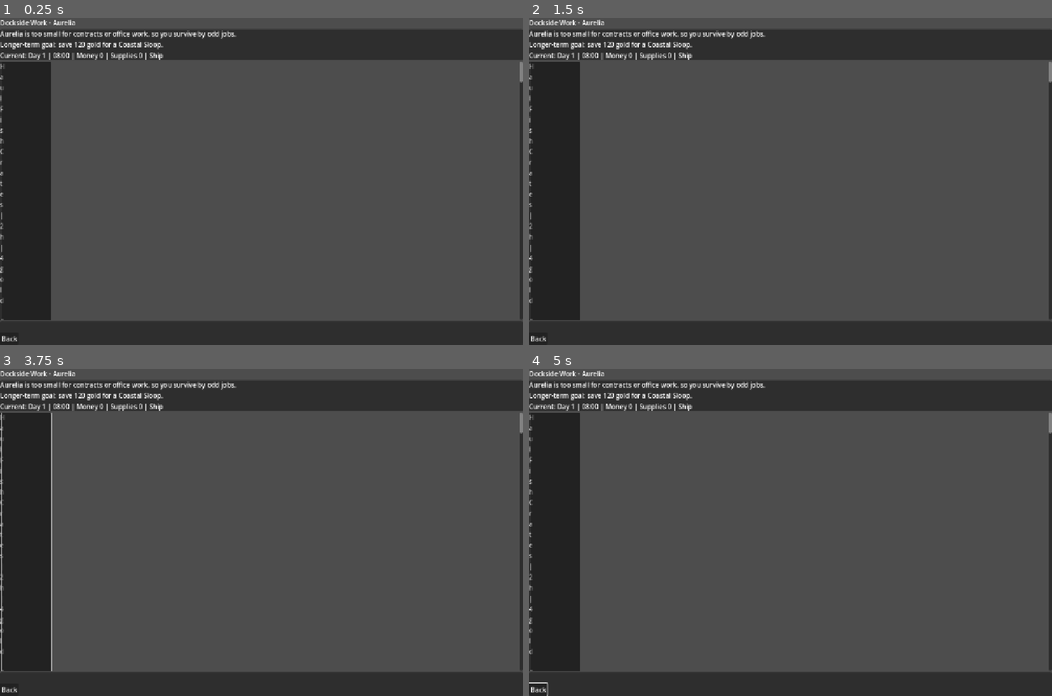
Above: before the commit, frames 1-4 (two rows, left to right).
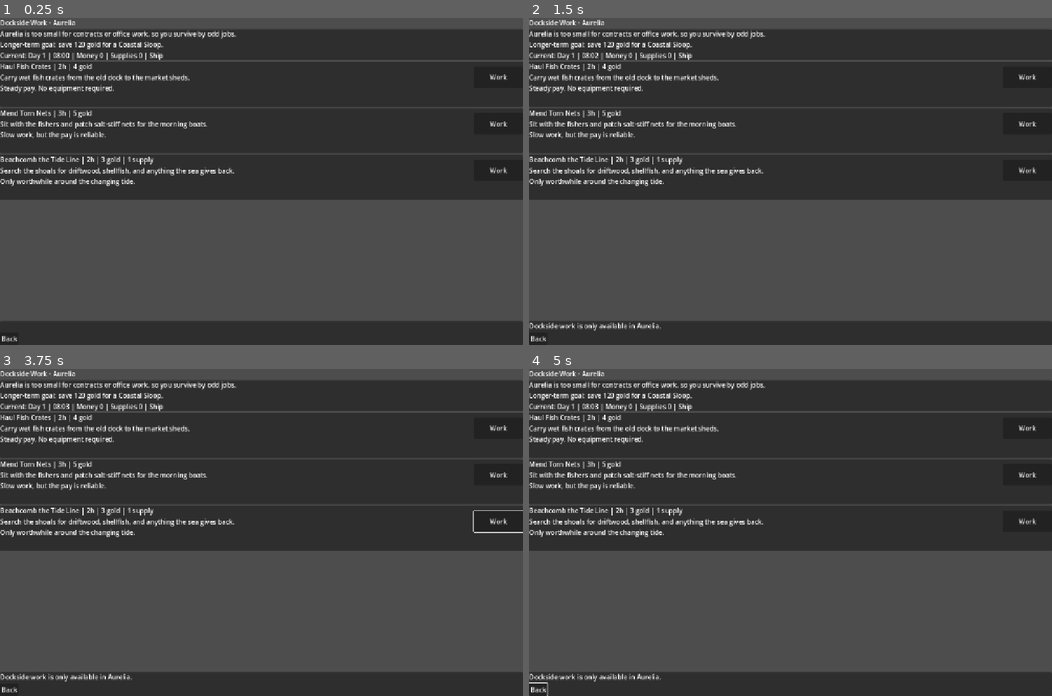
Above: after the commit, the same moments.

Repository: nwrowe/project-northwind
Game: Godot game, scene res://scenes/bootstrap/AureliaBootstrapScreen.tscn
The game is run twice, just before and just after one commit, with the same random seed, the same clock (stepped at 60 frames per second) and the same inputs. This scene is started directly instead of the project's main scene.
Inputs (mouse positions are in pixels of both pictures, inside the frame that each line leads up to):
- Up to frame 1 (0.25 s): no input
- Up to frame 2 (1.5 s): click (1025, 76) at 0.5 s, where only the run after the commit has a clickable "Work"; click (1025, 122) at 1.25 s, where only the run after the commit has a clickable "Work"
- Up to frame 3 (3.75 s): click (496, 522) at 2 s, where only the run after the commit has a clickable "Work"; click "Back" at 2.75 s; move the mouse to (376, 516) at 3.52 s; hold Right (ui_right) from 3.53 s (still down); click (376, 516) at 3.67 s
- Up to frame 4 (5 s): tap Enter (ui_accept) at 4.25, 4.52 s; move the mouse to (685, 548) at 4.27 s; release Right (ui_right) at 4.28 s; hold Down (ui_down) from 4.28 s (still down)

The runs differ from the first frame. In frame 1, 41% of the frame differs, in the area x 0-100%, y 13-93%; in frame 2, 41%; in frame 3, 41%, in the area x 0-100%, y 10-96%; in frame 4, 41%.
Error in both runs: Cannot call method 'add_child' on a null value. (res://autoload/ScreenRouter.gd:32)

Commit message:
Fix bootstrap layout and add nighttime business closures

Diff:
--- a/scenes/bootstrap/AureliaBootstrapScreen.tscn
+++ b/scenes/bootstrap/AureliaBootstrapScreen.tscn
@@ -31,11 +31,13 @@
 
 [node name="GoalLabel" type="Label" parent="VBoxContainer/IntroPanel/VBoxContainer"]
 layout_mode = 2
+size_flags_horizontal = 3
 text = ""
 autowrap_mode = 3
 
 [node name="StatusLabel" type="Label" parent="VBoxContainer/IntroPanel/VBoxContainer"]
 layout_mode = 2
+size_flags_horizontal = 3
 text = ""
 autowrap_mode = 3
 
@@ -45,11 +47,11 @@
 
 [node name="VBoxContainer" type="VBoxContainer" parent="VBoxContainer/JobsScroll"]
 layout_mode = 2
+size_flags_horizontal = 3
 
 [node name="JobsList" type="VBoxContainer" parent="VBoxContainer/JobsScroll/VBoxContainer"]
 layout_mode = 2
 size_flags_horizontal = 3
-
 
 [node name="FooterPanel" type="PanelContainer" parent="VBoxContainer"]
 layout_mode = 2
@@ -59,6 +61,7 @@
 
 [node name="InfoLabel" type="Label" parent="VBoxContainer/FooterPanel/VBoxContainer"]
 layout_mode = 2
+size_flags_horizontal = 3
 text = ""
 autowrap_mode = 3
 
--- a/scripts/ui/AureliaBootstrapScreen.gd
+++ b/scripts/ui/AureliaBootstrapScreen.gd
@@ -24,6 +24,7 @@
 		var empty_label := Label.new()
 		empty_label.text = "No dockside work is available right now. Try again later in the day."
 		empty_label.autowrap_mode = TextServer.AUTOWRAP_WORD_SMART
+		empty_label.size_flags_horizontal = Control.SIZE_EXPAND_FILL
 		jobs_list.add_child(empty_label)
 		return
 
@@ -33,12 +34,15 @@
 func _add_job_row(job: Dictionary) -> void:
 	var card := PanelContainer.new()
 	card.size_flags_horizontal = Control.SIZE_EXPAND_FILL
+	card.custom_minimum_size = Vector2(0, 110)
 	var outer := HBoxContainer.new()
 	outer.size_flags_horizontal = Control.SIZE_EXPAND_FILL
+	outer.size_flags_vertical = Control.SIZE_SHRINK_BEGIN
 	card.add_child(outer)
 
 	var info_box := VBoxContainer.new()
 	info_box.size_flags_horizontal = Control.SIZE_EXPAND_FILL
+	info_box.size_flags_vertical = Control.SIZE_SHRINK_BEGIN
 	outer.add_child(info_box)
 
 	var title := Label.new()
@@ -49,16 +53,21 @@
 		(" | %d supply" % int(job.get("supplies", 0))) if int(job.get("supplies", 0)) > 0 else ""
 	]
 	title.autowrap_mode = TextServer.AUTOWRAP_WORD_SMART
+	title.size_flags_horizontal = Control.SIZE_EXPAND_FILL
+	title.size_flags_vertical = Control.SIZE_SHRINK_BEGIN
 	info_box.add_child(title)
 
 	var detail := Label.new()
 	detail.text = "%s\n%s" % [str(job.get("description", "")), str(job.get("note", ""))]
 	detail.autowrap_mode = TextServer.AUTOWRAP_WORD_SMART
+	detail.size_flags_horizontal = Control.SIZE_EXPAND_FILL
+	detail.size_flags_vertical = Control.SIZE_SHRINK_BEGIN
 	info_box.add_child(detail)
 
 	var button := Button.new()
 	button.text = "Work"
 	button.custom_minimum_size = Vector2(120, 52)
+	button.size_flags_vertical = Control.SIZE_SHRINK_CENTER
 	button.pressed.connect(_on_job_pressed.bind(str(job.get("id", ""))))
 	outer.add_child(button)
 
--- a/scripts/ui/PortScreen.gd
+++ b/scripts/ui/PortScreen.gd
@@ -5,6 +5,8 @@
 
 const SAVE_SLOT_DIALOG_SCENE := preload("res://scenes/ui/SaveSlotDialog.tscn")
 const HOME_PORT_ID := "aurelia"
+const BUSINESS_OPEN_HOUR := 6
+const BUSINESS_CLOSE_HOUR := 22
 
 const PORT_FLAVOR = {
 	"aurelia": {"overview": "Aurelia is a calm starter harbor where traders swap staples and gossip under sun-faded awnings.", "npc": "Maris the Dock Clerk keeps ledgers on every captain and always knows which routes are safest this week."},
@@ -35,22 +37,28 @@
 @onready var balance_debug_panel = $VBoxContainer/BalanceDebugPanel
 @onready var balance_debug_label = $VBoxContainer/BalanceDebugPanel/VBoxContainer/ScrollContainer/BalanceDebugLabel
 @onready var balance_debug_toggle_button = $VBoxContainer/FooterPanel/HBoxContainer/BalanceDebugButton
+@onready var market_button = $VBoxContainer/ServicePanel/GridContainer/MarketButton
 @onready var contracts_button = $VBoxContainer/ServicePanel/GridContainer/ContractsButton
+@onready var tavern_button = $VBoxContainer/ServicePanel/GridContainer/TavernButton
 @onready var office_button = $VBoxContainer/ServicePanel/GridContainer/OfficeButton
+@onready var shipyard_button = $VBoxContainer/ServicePanel/GridContainer/ShipyardButton
+@onready var repair_button = $VBoxContainer/ServicePanel/GridContainer/RepairButton
+@onready var resupply_button = $VBoxContainer/ServicePanel/GridContainer/ResupplyButton
 @onready var upgrade_button = $VBoxContainer/ServicePanel/GridContainer/UpgradeButton
+@onready var travel_button = $VBoxContainer/ServicePanel/GridContainer/TravelButton
 @onready var service_grid = $VBoxContainer/ServicePanel/GridContainer
 @onready var new_game_confirm_dialog = $NewGameConfirmDialog
 
 func _ready() -> void:
-	$VBoxContainer/ServicePanel/GridContainer/MarketButton.pressed.connect(_on_market_pressed)
+	market_button.pressed.connect(_on_market_pressed)
 	contracts_button.pressed.connect(_on_contracts_pressed)
-	$VBoxContainer/ServicePanel/GridContainer/TavernButton.pressed.connect(_on_tavern_pressed)
+	tavern_button.pressed.connect(_on_tavern_pressed)
 	office_button.pressed.connect(_on_office_pressed)
-	$VBoxContainer/ServicePanel/GridContainer/ShipyardButton.pressed.connect(_on_shipyard_pressed)
-	$VBoxContainer/ServicePanel/GridContainer/RepairButton.pressed.connect(_on_repair_pressed)
-	$VBoxContainer/ServicePanel/GridContainer/ResupplyButton.pressed.connect(_on_resupply_pressed)
+	shipyard_button.pressed.connect(_on_shipyard_pressed)
+	repair_button.pressed.connect(_on_repair_pressed)
+	resupply_button.pressed.connect(_on_resupply_pressed)
 	upgrade_button.pressed.connect(_on_upgrade_pressed)
-	$VBoxContainer/ServicePanel/GridContainer/TravelButton.pressed.connect(_on_travel_pressed)
+	travel_button.pressed.connect(_on_travel_pressed)
 	$VBoxContainer/FooterPanel/HBoxContainer/SaveButton.pressed.connect(_on_save_pressed)
 	$VBoxContainer/FooterPanel/HBoxContainer/LoadButton.pressed.connect(_on_load_pressed)
 	$VBoxContainer/FooterPanel/HBoxContainer/NewGameButton.pressed.connect(_on_new_game_pressed)
@@ -80,6 +88,7 @@
 	var ship: Dictionary = GameData.get_ship(GameState.ship_id)
 	var flavor: Dictionary = PORT_FLAVOR.get(GameState.current_port_id, {"overview": "This harbor is busy with local traders, dockhands, and captains watching the tides.", "npc": "Someone near the docks always seems to know where the next opportunity is hiding."})
 	var is_home_port: bool = GameState.current_port_id == HOME_PORT_ID
+	var after_hours: bool = _is_after_hours()
 	port_name_label.text = "%s Port Hub" % port.get("name", "Unknown Port")
 	ship_label.text = "Ship: %s | Crew %d/%d | Officers %d slots" % [ship.get("name", "Unknown Ship"), GameState.crew_count, GameState.get_effective_crew_capacity(), GameState.get_effective_officer_slots()]
 	durability_label.text = "Durability: %d / %d | Armor %d | Firepower %d" % [GameState.ship_durability, GameState.get_effective_max_durability(), GameState.get_effective_hull_armor(), GameState.get_effective_firepower()]
@@ -93,14 +102,49 @@
 	cargo_summary_label.text = "Cargo: %s" % ("Empty" if GameState.cargo.is_empty() else ", ".join(_cargo_parts()))
 	contract_summary_label.text = _build_contract_summary()
 	balance_debug_label.text = GameState.get_balance_debug_report()
-	upgrade_button.disabled = is_home_port or not GameState.current_ship_can_install_upgrades()
-	upgrade_button.tooltip_text = "Aurelia is too small to support an outfitter." if is_home_port else ("The rowboat cannot take ship upgrades." if upgrade_button.disabled else "")
-	contracts_button.disabled = is_home_port
-	contracts_button.tooltip_text = "Aurelia is too small to host a harbormaster." if is_home_port else ""
-	office_button.disabled = is_home_port
-	office_button.tooltip_text = "Aurelia has no harbor office." if is_home_port else ""
+
+	_apply_button_state(market_button, after_hours, "The market is closed until 06:00.")
+	_apply_button_state(shipyard_button, after_hours, "The shipyard is closed until 06:00.")
+	_apply_button_state(repair_button, after_hours, "The repair dock is closed until 06:00.")
+	_apply_button_state(resupply_button, after_hours, "The chandlery is closed until 06:00.")
+	_apply_button_state(dockside_work_button, after_hours, "Dockside work is only posted during daylight business hours.")
+
+	upgrade_button.disabled = is_home_port or after_hours or not GameState.current_ship_can_install_upgrades()
+	if is_home_port:
+		upgrade_button.tooltip_text = "Aurelia is too small to support an outfitter."
+	elif after_hours:
+		upgrade_button.tooltip_text = "The outfitter is closed until 06:00."
+	elif not GameState.current_ship_can_install_upgrades():
+		upgrade_button.tooltip_text = "The rowboat cannot take ship upgrades."
+	else:
+		upgrade_button.tooltip_text = ""
+
+	contracts_button.disabled = is_home_port or after_hours
+	if is_home_port:
+		contracts_button.tooltip_text = "Aurelia is too small to host a harbormaster."
+	elif after_hours:
+		contracts_button.tooltip_text = "The harbormaster closes for the night at 22:00."
+	else:
+		contracts_button.tooltip_text = ""
+
+	office_button.disabled = is_home_port or after_hours
+	if is_home_port:
+		office_button.tooltip_text = "Aurelia has no harbor office."
+	elif after_hours:
+		office_button.tooltip_text = "The harbor office is closed until 06:00."
+	else:
+		office_button.tooltip_text = ""
+
+	tavern_button.disabled = false
+	tavern_button.tooltip_text = ""
+	travel_button.disabled = false
+	travel_button.tooltip_text = ""
 	dockside_work_button.visible = is_home_port
 	_refresh_header_summary()
+
+func _apply_button_state(button: Button, disabled: bool, tooltip: String) -> void:
+	button.disabled = disabled
+	button.tooltip_text = tooltip if disabled else ""
 
 func _ensure_dockside_work_button() -> void:
 	dockside_work_button = Button.new()
@@ -109,6 +153,11 @@
 	dockside_work_button.custom_minimum_size = Vector2(0, 58)
 	dockside_work_button.pressed.connect(_on_dockside_work_pressed)
 	service_grid.add_child(dockside_work_button)
+
+func _is_after_hours() -> bool:
+	var seconds_of_day: int = GameState.get_time_of_day_seconds()
+	var hour: int = int(seconds_of_day / 3600)
+	return hour < BUSINESS_OPEN_HOUR or hour >= BUSINESS_CLOSE_HOUR
 
 func _refresh_header_summary() -> void:
 	day_money_label.text = "%s | Money %d | Trust %d | Infamy %d | Morale %d" % [GameState.get_day_and_time_string(), GameState.money, GameState.trust_rating, GameState.infamy_rating, GameState.morale]
